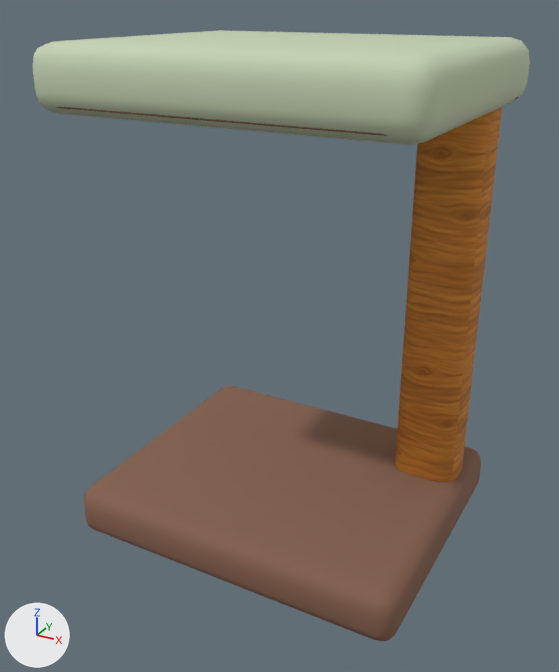
One commit to the glTF model public/models/furniture/c-side-table.glb: the scene before it, then after it.
Rendered twice from a 50 mm lens placed at (0.438, -0.829, 0.685), pointed at (-0.005, -0.022, 0.282). Arrows for +X, +Y and +Z are at lower left; the lights stay in place. The picture after the commit comes second. Vertices at exactly the same position are counted once.

The scene before the commit, as lines of its bpy script (objects in view):
```python
mat_variant_surface = principled_material('variant-surface')
mat_variant_surface.base_color = (0.56, 0.65, 0.45)  # pale green #c5d3b3
mat_variant_surface.roughness = 0.94
me_cube_233 = bpy.data.meshes.new('Cube.233')
me_cube_233.from_pydata(...)  # 438 vertices, 860 faces; spans x -0.23..0.23, y -0.19..0.19, z 0.0..0.64
# faces by material slot: [484, 188, 188]
me_cube_233.materials.append(mat_wood_dark)  # brown #86614d
me_cube_233.materials.append(mat_wood_honey_textured)  # picture img_handpainted_honey_oak
me_cube_233.materials.append(mat_variant_surface)  # pale green #c5d3b3
ob_c_side_table = bpy.data.objects.new('c-side-table', me_cube_233)
ob_c_side_table.location = (0.0, 0.0, 0.0)
```
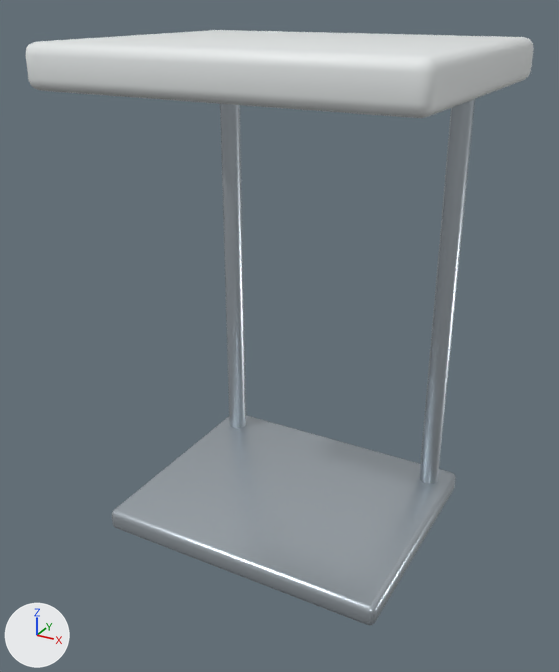
Changed parts and their boxes (x1, y1, x2, y2) in the pictures (559 x 672 px):
'c-side-table', recoloured, reshaped: before (32, 30, 530, 642); after (26, 30, 534, 625)
part 1 of me_cube_233, rebuilt (13% narrower, 18% shorter): before (84, 386, 481, 642); after (112, 416, 456, 625)
part 2 of me_cube_233, rebuilt (23% shorter): before (32, 30, 530, 145); after (26, 30, 534, 118)
part 3 of me_cube_233, rebuilt (48% narrower): before (395, 107, 502, 482); after (420, 99, 475, 484)
part 4 of me_cube_233, added: after (220, 104, 246, 428)
part 5 of me_cube_233, deleted (mostly hidden): before (56, 96, 519, 136)

The change, as a diff of the scene's bpy script:
```diff
--- a/public/models/furniture/c-side-table.glb.py
+++ b/public/models/furniture/c-side-table.glb.py
@@ mat_variant_surface @@
 mat_variant_surface = principled_material('variant-surface')
-mat_variant_surface.base_color = (0.56, 0.65, 0.45)  # pale green #c5d3b3
+mat_variant_surface.base_color = (0.81, 0.84, 0.84)  # white #e8ecec
 mat_variant_surface.roughness = 0.94
@@ mat_modern_brushed_aluminum @@
+mat_modern_brushed_aluminum = principled_material('modern-brushed-aluminum')
+mat_modern_brushed_aluminum.base_color = (0.54, 0.6, 0.65)  # light grey #c2cbd3
+mat_modern_brushed_aluminum.metallic = 0.78
+mat_modern_brushed_aluminum.roughness = 0.32
@@ me_cube_233 @@
 # used by ob_c_side_table; location = (0.0, 0.0, 0.0)
-me_cube_233.from_pydata(...)  # 438 vertices, 860 faces; spans x -0.23..0.23, y -0.19..0.19, z 0.0..0.64
-me_cube_233.materials.append(mat_wood_dark)  # brown #86614d
-me_cube_233.materials.append(mat_wood_honey_textured)  # picture img_handpainted_honey_oak
+me_cube_233.from_pydata(...)  # 224 vertices, 408 faces; spans x -0.23..0.23, y -0.19..0.19, z 0.0..0.64
+# me_cube_233 part 1: the loose piece of 96 vertices spanning x -0.23..0.23, y -0.19..0.19, z 0.0..0.071 is rebuilt with 96 vertices and now spans x -0.198..0.198, y -0.163..0.163, z 0.0..0.03, in mat_modern_brushed_aluminum (light grey #c2cbd3)
+# me_cube_233 part 2: the loose piece of 96 vertices spanning x -0.23..0.23, y -0.19..0.19, z 0.564..0.64 is rebuilt with 96 vertices and now spans x -0.23..0.23, y -0.19..0.19, z 0.59..0.64
+# me_cube_233 part 3: the loose piece of 96 vertices spanning x 0.125..0.215, y 0.065..0.141, z 0.021..0.589 is rebuilt with 16 vertices and now spans x 0.152..0.18, y 0.111..0.139, z 0.02..0.615, in mat_modern_brushed_aluminum (light grey #c2cbd3)
+# me_cube_233 part 4: a new loose piece of 16 vertices spanning x -0.18..-0.152, y 0.111..0.139, z 0.02..0.615, in mat_modern_brushed_aluminum (light grey #c2cbd3)
+# me_cube_233 part 5: the loose piece of 150 vertices spanning x -0.225..0.226, y -0.185..0.186, z 0.572..0.577 is deleted
 me_cube_233.materials.append(mat_variant_surface)
+me_cube_233.materials.append(mat_modern_brushed_aluminum)  # light grey #c2cbd3
```
